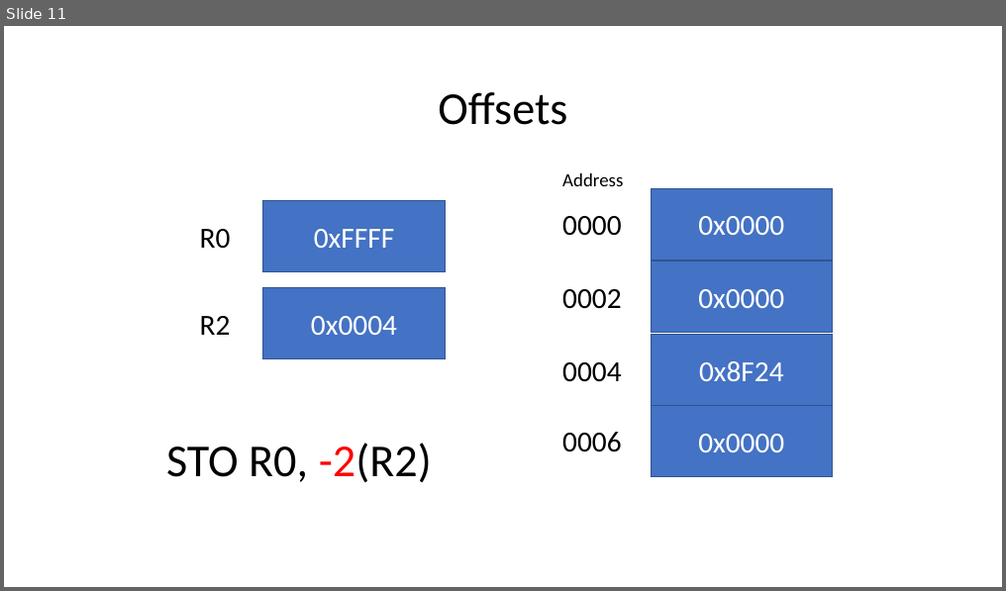
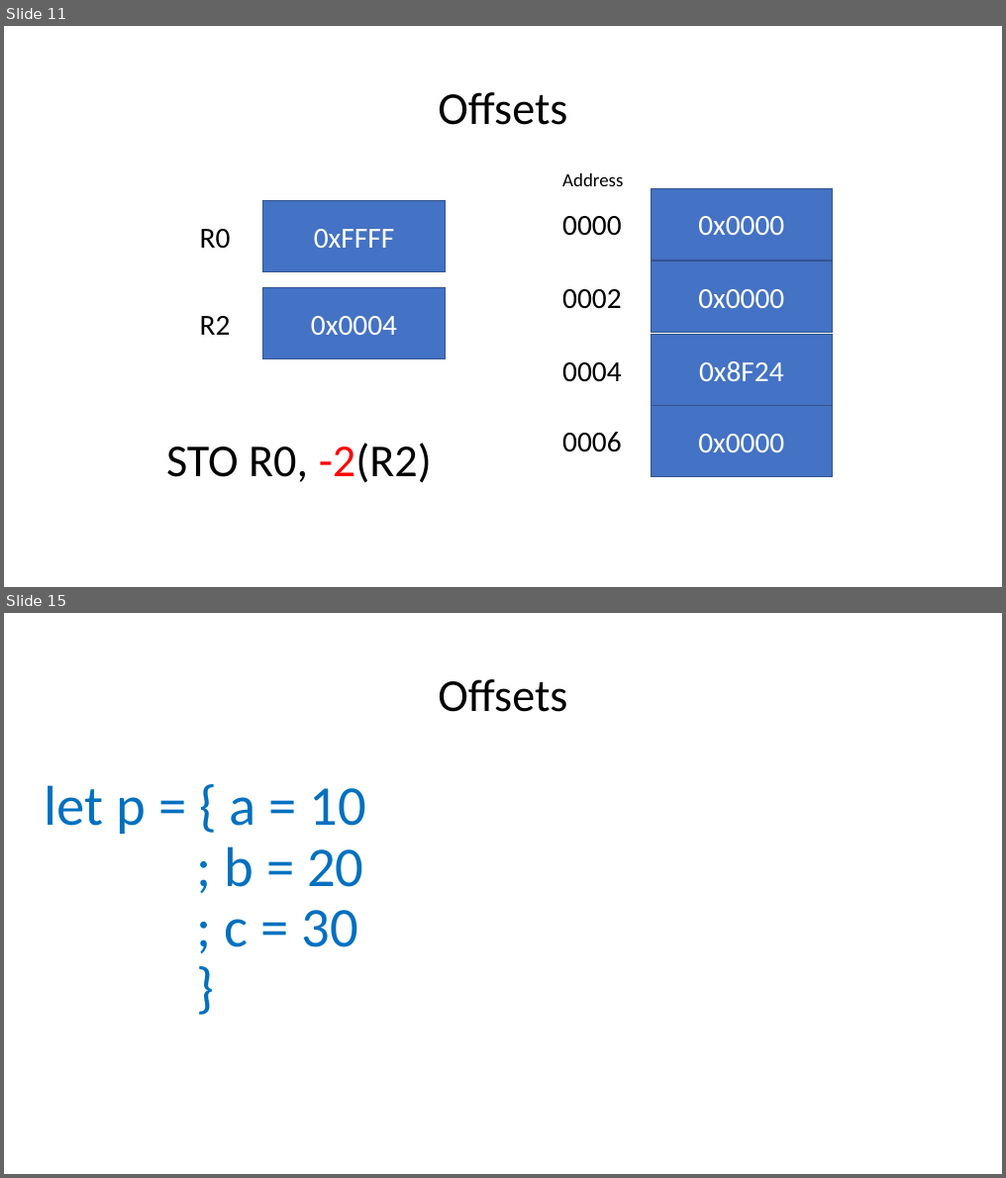
Before and after one commit to BC-CSCI1103/Week08, a slide deck: slides/SVMandMemory.pptx. Shown one above the other, each under a label of ours: slide 11 before the commit, slides 11 and 15 after it; the slides between them are not shown. The pictures are 1006x591 and 1006x1178 pixels, drawn with LibreOffice and Linux fonts; fonts in the diff are those of the drawing. Boxes give left, top, right and bottom in pixels: in the first picture for what was removed or moved away, otherwise in the second. Text is boxed around its words. In the diff, an @@ line names an element or a change of style, - is before the commit and + after.

```diff
--- a/slides/SVMandMemory.pptx
+++ b/slides/SVMandMemory.pptx
@@ slide 15 added at [4, 613, 1002, 1174], background #FFFFFF @@
@@ title added at [438, 679, 567, 712], 44 pt, text #000000 @@
+Offsets
@@ text added at [45, 785, 366, 948], 54 pt, text #0070C0 @@
+let p = { a = 10
+; b = 20
+; c = 30
+}
```
Also in this commit, not shown: 5 slides changed, 16 other slides added, 2 slides removed.
